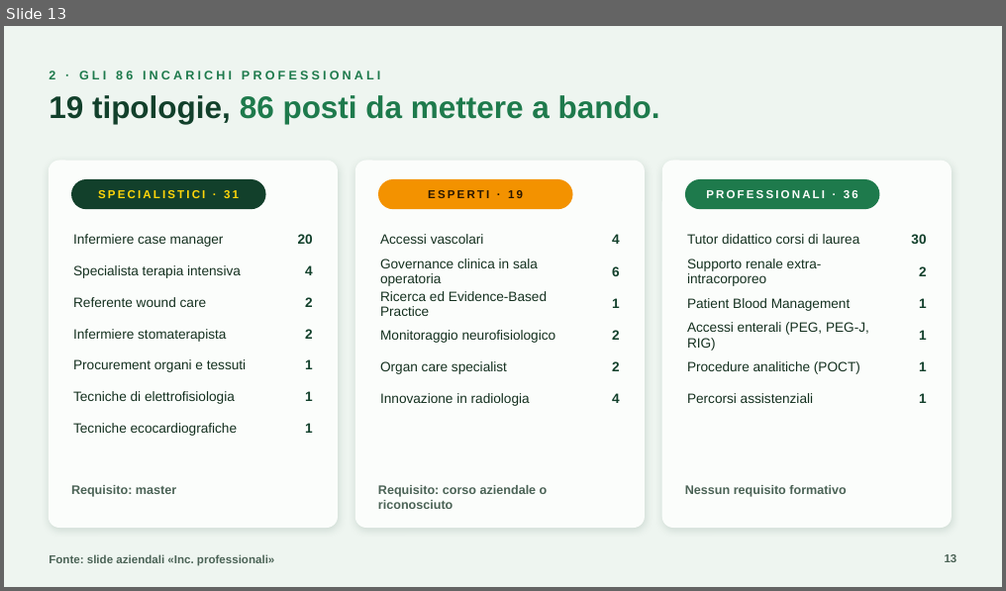
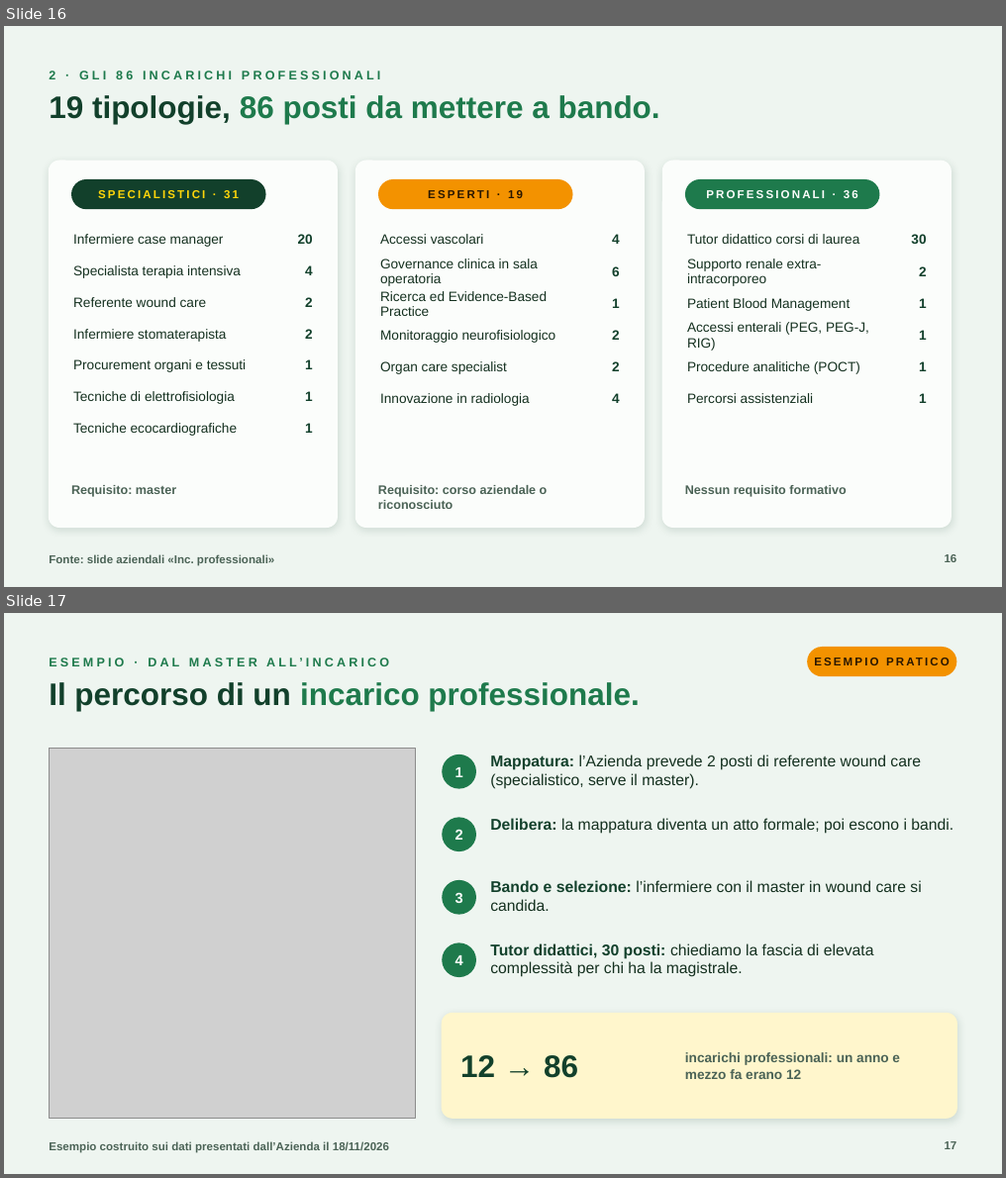
Before and after one commit to aki1806-droid/Prove, a slide deck: progetti/pdro-direttivo-trattativa-18-novembre-2026/Direttivo_AOUP_Dati_alla_mano_18-11-2026.pptx. Shown one above the other, each under a label of ours: slide 13 before the commit, slides 16 and 17 after it. The pictures are 1006x591 and 1006x1178 pixels, drawn with LibreOffice and Linux fonts; fonts in the diff are those of the drawing; grey boxes stand for pictures. Boxes give left, top, right and bottom in pixels: in the first picture for what was removed or moved away, otherwise in the second. Text is boxed around its words. In the diff, an @@ line names an element or a change of style, - is before the commit and + after.

```diff
--- a/progetti/pdro-direttivo-trattativa-18-novembre-2026/Direttivo_AOUP_Dati_alla_mano_18-11-2026.pptx
+++ b/progetti/pdro-direttivo-trattativa-18-novembre-2026/Direttivo_AOUP_Dati_alla_mano_18-11-2026.pptx
@@ slide 17 added at [4, 613, 1002, 1174], background #EEF5F0 @@
@@ text added at [49, 658, 389, 666], 12 pt, text #1E7A4C, bold @@
+ESEMPIO · DAL MASTER ALL’INCARICO
@@ rounded rectangle added at [807, 647, 957, 676], fill #F39200, 11 pt, text #2A1700, bold @@
+ESEMPIO PRATICO
@@ text added at [49, 682, 639, 711], 30 pt, text #1E7A4C, bold @@
+Il percorso di un incarico professionale.
@@ picture added at [49, 748, 416, 1118] @@
@@ ellipse added at [442, 755, 476, 789], fill #1E7A4C, 14 pt, text #FBFDFB, bold @@
+1
@@ text added at [490, 755, 921, 789], 15 pt, text #14301F @@
+Mappatura: l’Azienda prevede 2 posti di referente wound care (specialistico, serve il master).
@@ ellipse added at [442, 817, 476, 852], fill #1E7A4C, 14 pt, text #FBFDFB, bold @@
+2
@@ text added at [490, 818, 953, 834], 15 pt, text #14301F @@
+Delibera: la mappatura diventa un atto formale; poi escono i bandi.
@@ ellipse added at [442, 880, 476, 915], fill #1E7A4C, 14 pt, text #FBFDFB, bold @@
+3
@@ text added at [490, 880, 921, 911], 15 pt, text #14301F @@
+Bando e selezione: l’infermiere con il master in wound care si candida.
@@ ellipse added at [442, 943, 476, 977], fill #1E7A4C, 14 pt, text #FBFDFB, bold @@
+4
@@ text added at [490, 944, 874, 977], 15 pt, text #14301F @@
+Tutor didattici, 30 posti: chiediamo la fascia di elevata complessità per chi ha la magistrale.
@@ rounded rectangle added at [442, 1014, 957, 1118], fill #FFF6CC, outline #FFF6CC 1 pt @@
@@ text added at [460, 1056, 578, 1078], 30 pt, text #12402B, bold @@
+12 → 86
@@ text added at [685, 1053, 900, 1079], 13 pt, text #4B6356, bold @@
+incarichi professionali: un anno e mezzo fa erano 12
@@ text added at [49, 1142, 389, 1154], 11 pt, text #4B6356, bold @@
+Esempio costruito sui dati presentati dall’Azienda il 18/11/2026
@@ page number added at [944, 1142, 957, 1150], 11 pt, text #4B6356, bold @@
+17
@@ what was slide 13 is now slide 16 @@
@@ page number at [944, 555, 957, 563]: text changed @@
-13
+16
```
Also in this commit, not shown: 3 slides changed, 7 other slides added, 12 other files.
